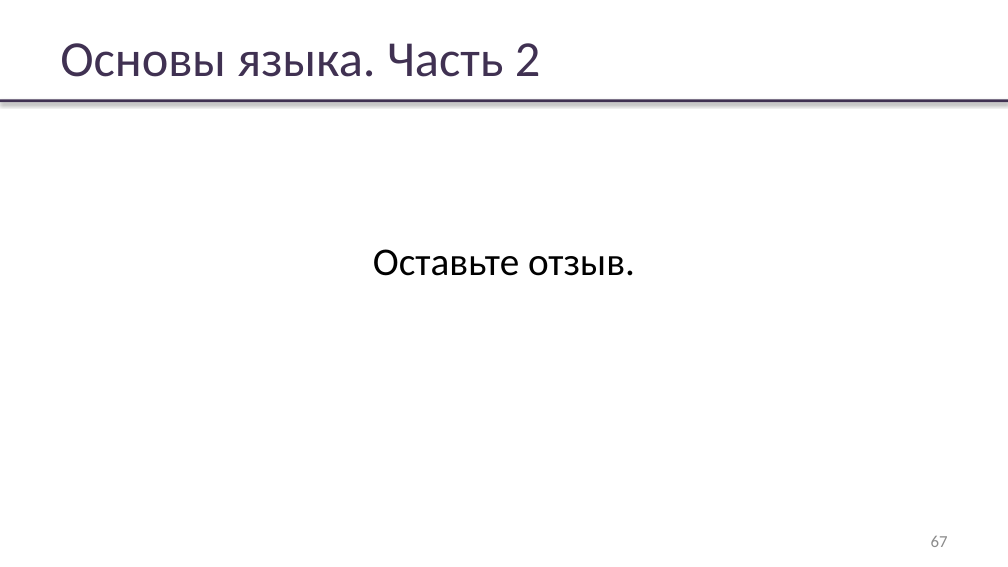
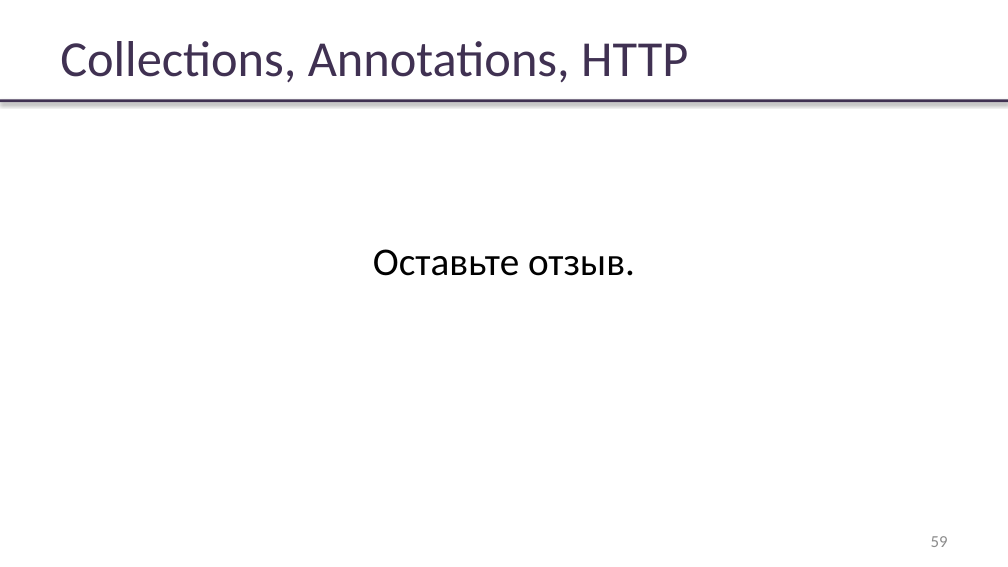
Before and after one commit to rybalkinsd/atom, a slide deck: slide 59 of lecture3/presentation/lecture03.pptx (slide 67 before the commit). Drawn at 1008x567 pixels with LibreOffice and Linux fonts; fonts in the diff are those of the drawing; background and template pictures are left out. Boxes give left, top, right and bottom in pixels: in the first picture for what was removed or moved away, otherwise in the second. Text is boxed around its words. In the diff, an @@ line names an element or a change of style, - is before the commit and + after.

```diff
--- a/lecture3/presentation/lecture03.pptx
+++ b/lecture3/presentation/lecture03.pptx
@@ text at (60, 41, 688, 83): text changed @@
-Основы языка. Часть 2
+Collections, Annotations, HTTP
@@ page number at (931, 536, 948, 547): text changed @@
-67
+59
```
Also in this commit, not shown: 9 other slides changed, 13 slides added, 23 slides removed, 1 other file.
